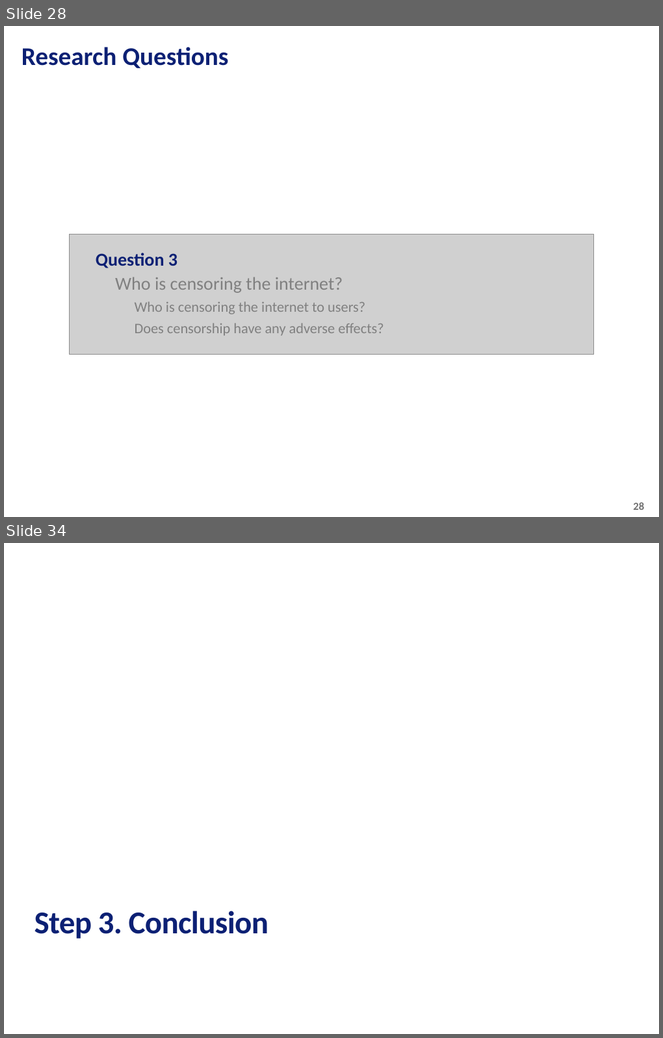
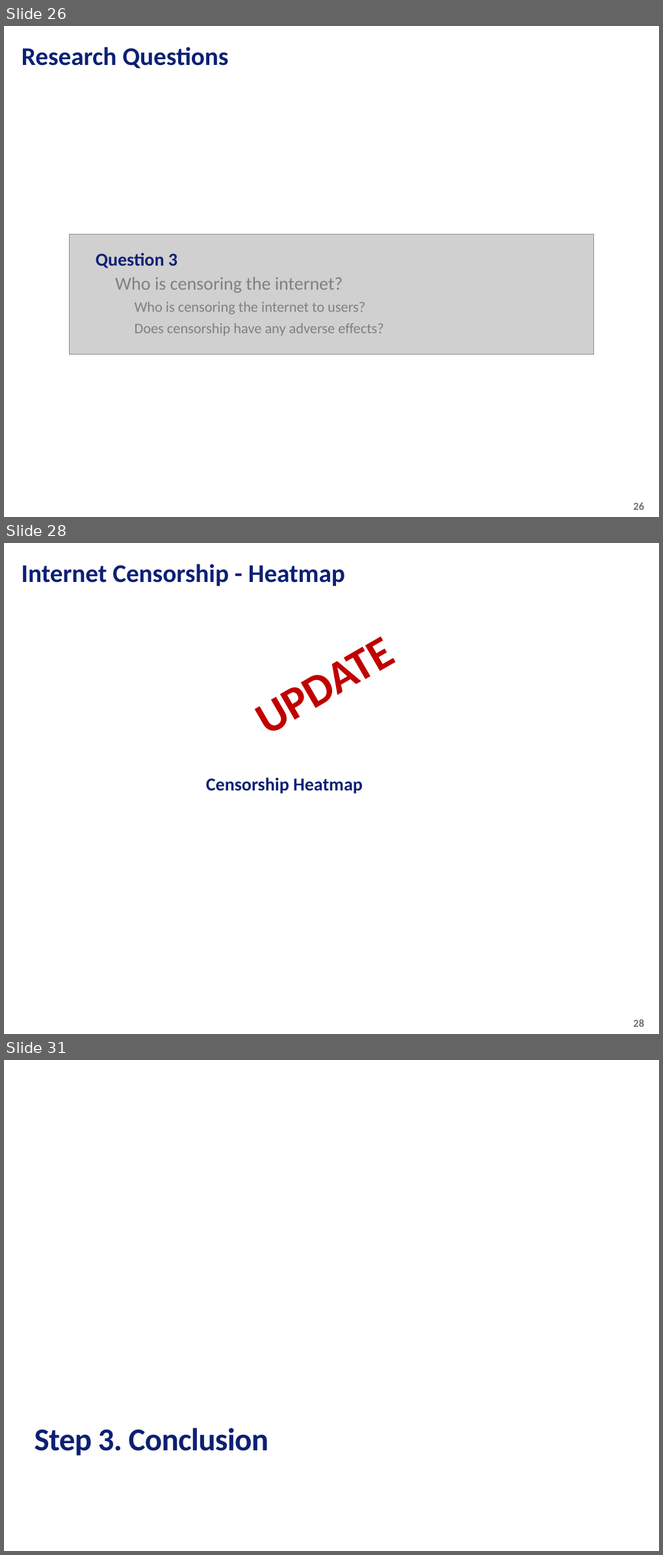
Before and after one commit to tiascott01/07_GroupProject1, a slide deck: Data Presentation.pptx. Shown one above the other, each under a label of ours: slides 28 and 34 before the commit, slides 26, 28 and 31 after it; the slides between them are not shown. The pictures are 663x1038 and 663x1555 pixels, drawn with LibreOffice and Linux fonts; fonts in the diff are those of the drawing; grey boxes stand for pictures; background and template pictures are left out. Boxes give left, top, right and bottom in pixels: in the first picture for what was removed or moved away, otherwise in the second. Text is boxed around its words. In the diff, an @@ line names an element or a change of style, - is before the commit and + after.

```diff
--- a/Data Presentation.pptx
+++ b/Data Presentation.pptx
@@ slide 28 added at (4,543,659,1034), background picture (left out); not listed: 1 template element that a slide beside it also shows @@
@@ title added at (22,564,345,586), 28 pt, text #0C2074, bold @@
+Internet Censorship - Heatmap
@@ text added at (207,615,456,781), 50 pt, text #C00000, bold @@
+UPDATE
@@ text added at (206,778,363,794), 20 pt, text #0C2074, bold @@
+Censorship Heatmap
@@ what was slide 28 is now slide 26 @@
@@ page number at (633,502,644,510): text changed @@
-28
+26
@@ what was slide 34 is now slide 31 @@
```
Also in this commit, not shown: 5 slides changed, 17 other slides added, 20 slides removed.
